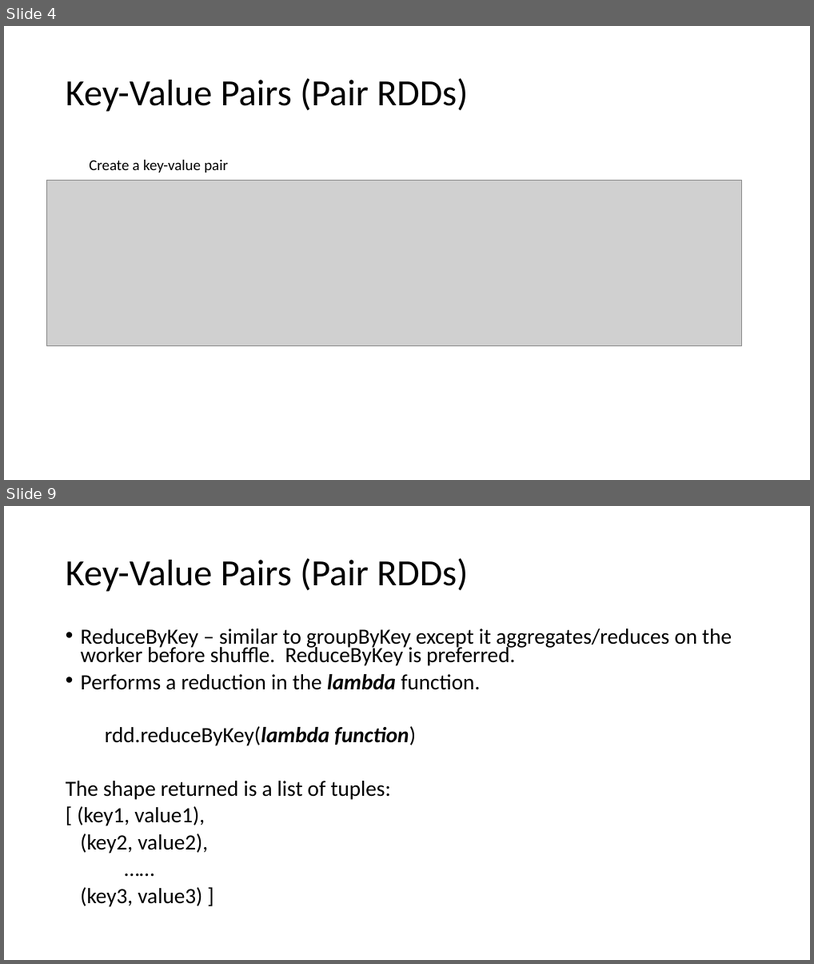
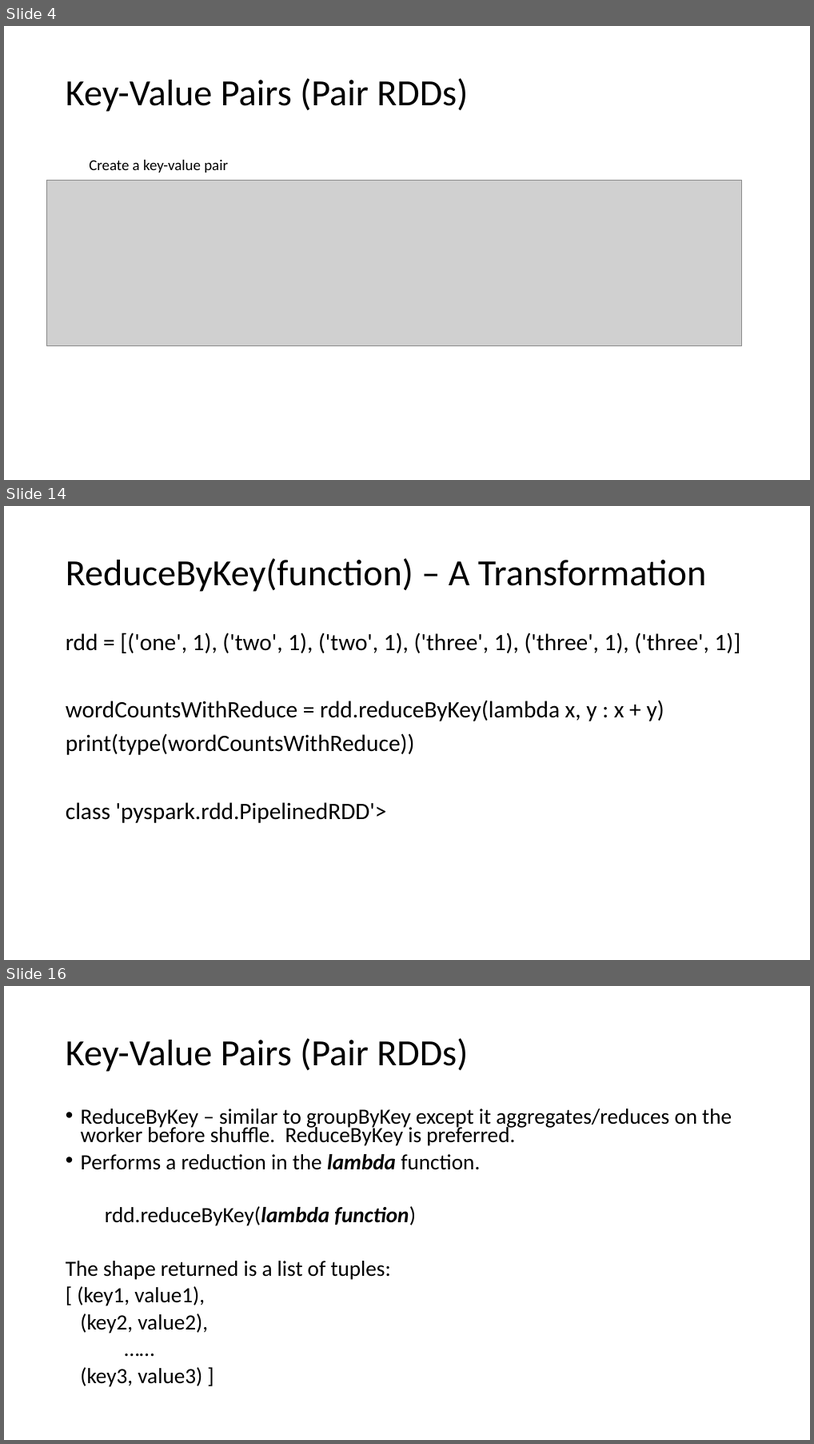
Before and after one commit to marilynwaldman/course, a slide deck: spark/03-RDDs/03-KeyValueRdds.pptx. Shown one above the other, each under a label of ours: slides 4 and 9 before the commit, slides 4, 14 and 16 after it; the slides between them are not shown. The pictures are 814x964 and 814x1444 pixels, drawn with LibreOffice and Linux fonts; fonts in the diff are those of the drawing; grey boxes stand for pictures. Boxes give left, top, right and bottom in pixels: in the first picture for what was removed or moved away, otherwise in the second. Text is boxed around its words. In the diff, an @@ line names an element or a change of style, - is before the commit and + after.

```diff
--- a/spark/03-RDDs/03-KeyValueRdds.pptx
+++ b/spark/03-RDDs/03-KeyValueRdds.pptx
@@ slide 14 added at [4, 506, 810, 960], background #FFFFFF @@
@@ title added at [66, 558, 706, 592], 44 pt, text #000000 @@
+ReduceByKey(function) – A Transformation
@@ text added at [66, 632, 742, 823], 28 pt, text #000000 @@
+rdd = [('one', 1), ('two', 1), ('two', 1), ('three', 1), ('three', 1), ('three', 1)]
+wordCountsWithReduce = rdd.reduceByKey(lambda x, y : x + y)
+print(type(wordCountsWithReduce))
+class 'pyspark.rdd.PipelinedRDD'>
@@ what was slide 9 is now slide 16 @@
```
Also in this commit, not shown: 5 slides changed, 7 other slides added, 2 slides removed, 9 other files.
